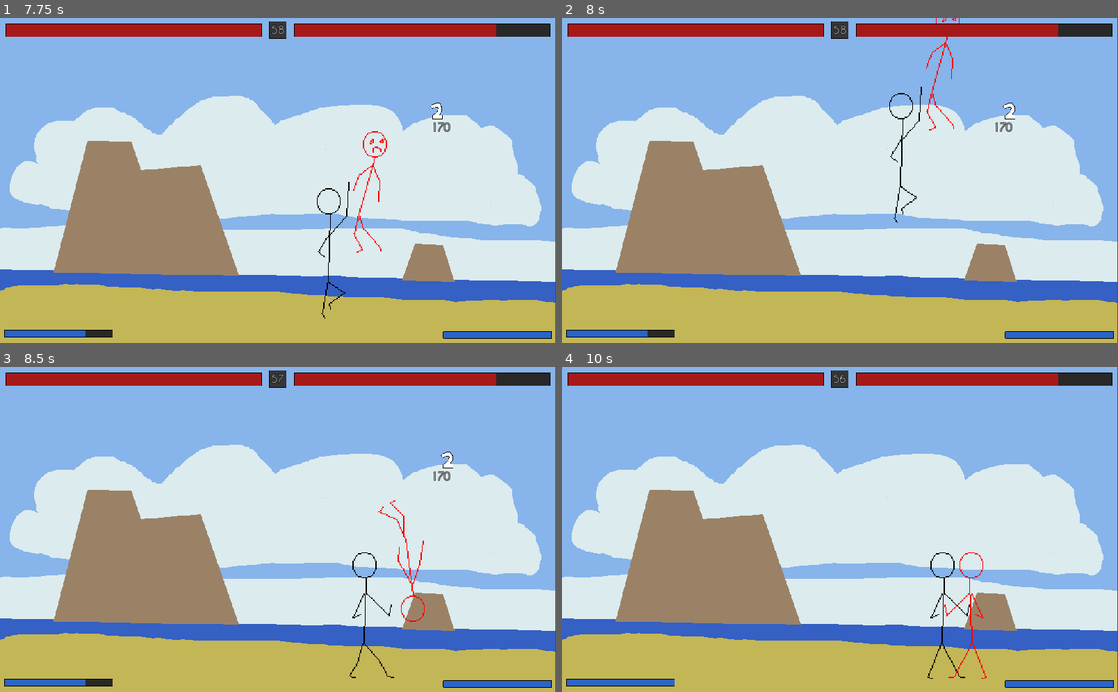
Above: before the commit, frames 1-4 (two rows, left to right).
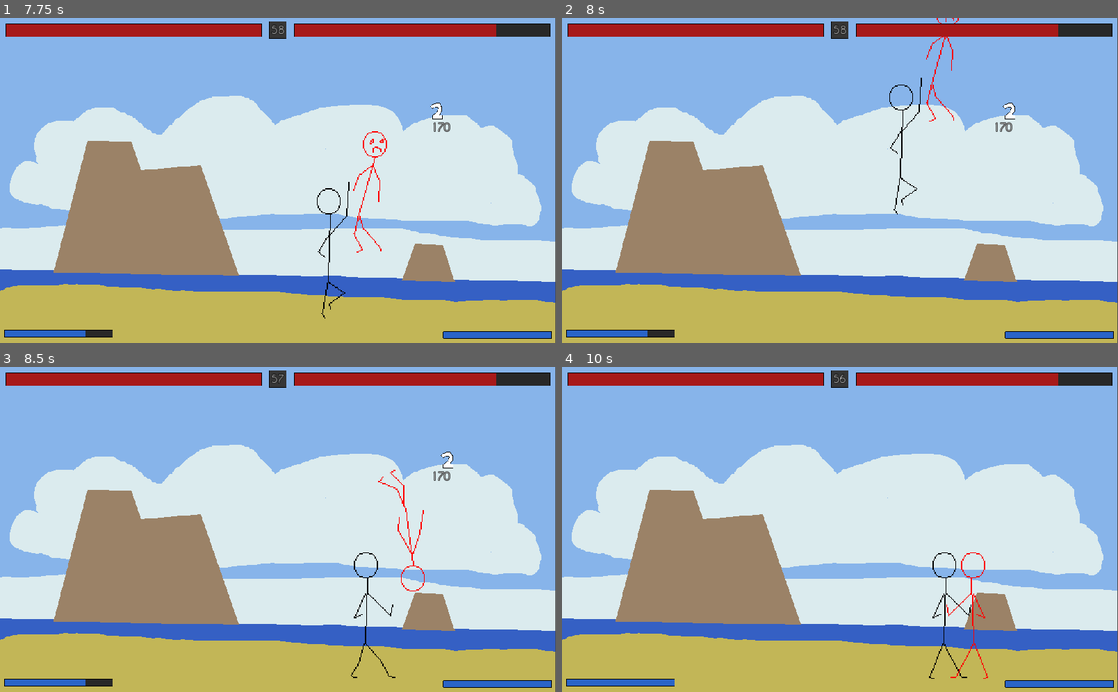
Above: after the commit, the same moments.

Repository: LukeSSJ/MiniFighter
Game: Godot game, scene res://menu/Menu.tscn
Two runs of this game, one before a commit and one after it. Both use one fixed random seed, a clock stepped at 60 frames per second and the inputs below.
Inputs:
- Up to frame 1 (7.75 s): click "Player VS Player" at 0.5 s; tap Enter at 1.25 s; hold Up 1.28-2.78 s; tap F at 1.35, 4.35, 7.35 s; tap A (ui_accept) at 1.52, 2, 2.27, 2.75, 3.5, 3.77, 4.25, 4.52, 5.27, 6.77, 7.52 s; tap E at 2.1, 5.1 s; hold Left (keyboard_left) 2.78-4.28 s; tap Z at 2.85, 5.85 s; tap Q at 3.6, 6.6 s; hold Down 4.28-5.03 s; hold Right (keyboard_right) 5.03-5.78 s; hold Up 5.78-6.53 s; hold Right (keyboard_right) from 6.53 s (still down)
- Up to frame 2 (8 s): keep holding Right (keyboard_right)
- Up to frame 3 (8.5 s): keep holding Right (keyboard_right); tap E at 8.1 s; tap A (ui_accept) at 8.27 s
- Up to frame 4 (10 s): release Right (keyboard_right) at 8.78 s; hold Down 8.78-9.53 s; tap Z at 8.85 s; tap A (ui_accept) at 9.5, 9.77 s; hold Left (keyboard_left) from 9.53 s (still down); tap Q at 9.6 s

Frame 1 is identical in both runs. In frame 2, 0.5% of the frame differs, in the area x 58-72%, y 0-64%; in frame 3, 0.6%, in the area x 62-77%, y 31-96%; in frame 4, 0.6%.

Commit message:
Fixed fps dependent gravity

Diff:
--- a/character/Character.gd
+++ b/character/Character.gd
@@ -140,10 +140,8 @@
 	if is_grabbed:
 		return
 
-	if !on_ground:
-		vel.y += GRAVITY
-
 	move_and_slide(vel, Vector2.UP)
+
 	if get_slide_count() > 0:
 		if !on_ground:
 			if position.x < other_player.position.x:
@@ -174,6 +172,12 @@
 			elif air_action:
 				perform_action("Stand")
 
+func _physics_process(_delta):
+	if hitstop or is_grabbed or on_ground:
+		return
+
+	vel.y += GRAVITY
+
 func attempt_all_actions():
 	if on_ground:
 		if (controller.button.a and controller.button.b) or (controller.button.c and controller.button.d):
@@ -196,7 +200,8 @@
 	if state != State.FREE:
 		return
 
-	if on_ground: # Ground actions
+	if on_ground:
+		# Ground actions
 		if controller.dir.y == -1:
 				perform_action("Jump")
 		elif controller.dir.y == 1:
@@ -222,7 +227,8 @@
 				sprite.animation = animation
 				sprite.frame = 0
 				sprite.play()
-	else: # Air actions
+	else:
+		# Air actions
 		if action != "Air":
 			perform_action("Air")
 
--- a/character/Shoto.tscn
+++ b/character/Shoto.tscn
@@ -39,7 +39,6 @@
 [ext_resource path="res://projectile/fireball_blue.png" type="Texture" id=37]
 [ext_resource path="res://projectile/Fireball.tscn" type="PackedScene" id=38]
 [ext_resource path="res://character/base/throw_fireball.png" type="Texture" id=39]
-[ext_resource path="res://hitbox/Hitbox.gd" type="Script" id=40]
 [ext_resource path="res://action/Mover.gd" type="Script" id=41]
 [ext_resource path="res://action/ThrowFireballCharge.gd" type="Script" id=42]
 [ext_resource path="res://character/base/grab.png" type="Texture" id=43]
@@ -1938,10 +1937,7 @@
 offset = Vector2( 16, 0 )
 hframes = 3
 
-[node name="Hitbox" type="Area2D" parent="Pivot/Overhead" instance=ExtResource( 3 )]
-collision_layer = 0
-collision_mask = 0
-script = ExtResource( 40 )
+[node name="Hitbox" parent="Pivot/Overhead" instance=ExtResource( 3 )]
 damage = 11
 chip_mod = 0.1
 pushback = 450
@@ -1965,10 +1961,7 @@
 texture = ExtResource( 43 )
 hframes = 3
 
-[node name="Hitbox" type="Area2D" parent="Pivot/Grab" instance=ExtResource( 3 )]
-collision_layer = 0
-collision_mask = 0
-script = ExtResource( 40 )
+[node name="Hitbox" parent="Pivot/Grab" instance=ExtResource( 3 )]
 damage = 0
 chip_mod = 0.1
 hitstun = 1.0
@@ -1994,10 +1987,7 @@
 hframes = 3
 frame = 2
 
-[node name="Hitbox" type="Area2D" parent="Pivot/Throw" instance=ExtResource( 3 )]
-collision_layer = 0
-collision_mask = 0
-script = ExtResource( 40 )
+[node name="Hitbox" parent="Pivot/Throw" instance=ExtResource( 3 )]
 damage = 64
 chip_mod = 0.1
 juggle = Vector2( 1000, -100 )
@@ -2047,10 +2037,7 @@
 hframes = 4
 frame = 1
 
-[node name="Hitbox" type="Area2D" parent="Pivot/Uppercut" instance=ExtResource( 3 )]
-collision_layer = 0
-collision_mask = 0
-script = ExtResource( 40 )
+[node name="Hitbox" parent="Pivot/Uppercut" instance=ExtResource( 3 )]
 damage = 14
 chip_mod = 0.1
 pushback = 0
@@ -2065,10 +2052,7 @@
 shape = SubResource( 28 )
 disabled = true
 
-[node name="Hitbox2" type="Area2D" parent="Pivot/Uppercut" instance=ExtResource( 3 )]
-collision_layer = 0
-collision_mask = 0
-script = ExtResource( 40 )
+[node name="Hitbox2" parent="Pivot/Uppercut" instance=ExtResource( 3 )]
 chip_mod = 0.1
 juggle = Vector2( 100, -1650 )
 hitstun = 1.0
@@ -2093,10 +2077,7 @@
 texture = ExtResource( 36 )
 hframes = 4
 
-[node name="Hitbox" type="Area2D" parent="Pivot/SpinKick" instance=ExtResource( 3 )]
-collision_layer = 0
-collision_mask = 0
-script = ExtResource( 40 )
+[node name="Hitbox" parent="Pivot/SpinKick" instance=ExtResource( 3 )]
 damage = 15
 chip_mod = 0.4
 launch = Vector2( 300, -1400 )
Not shown: 1 places in character/Shoto.tscn that only renumber resources
